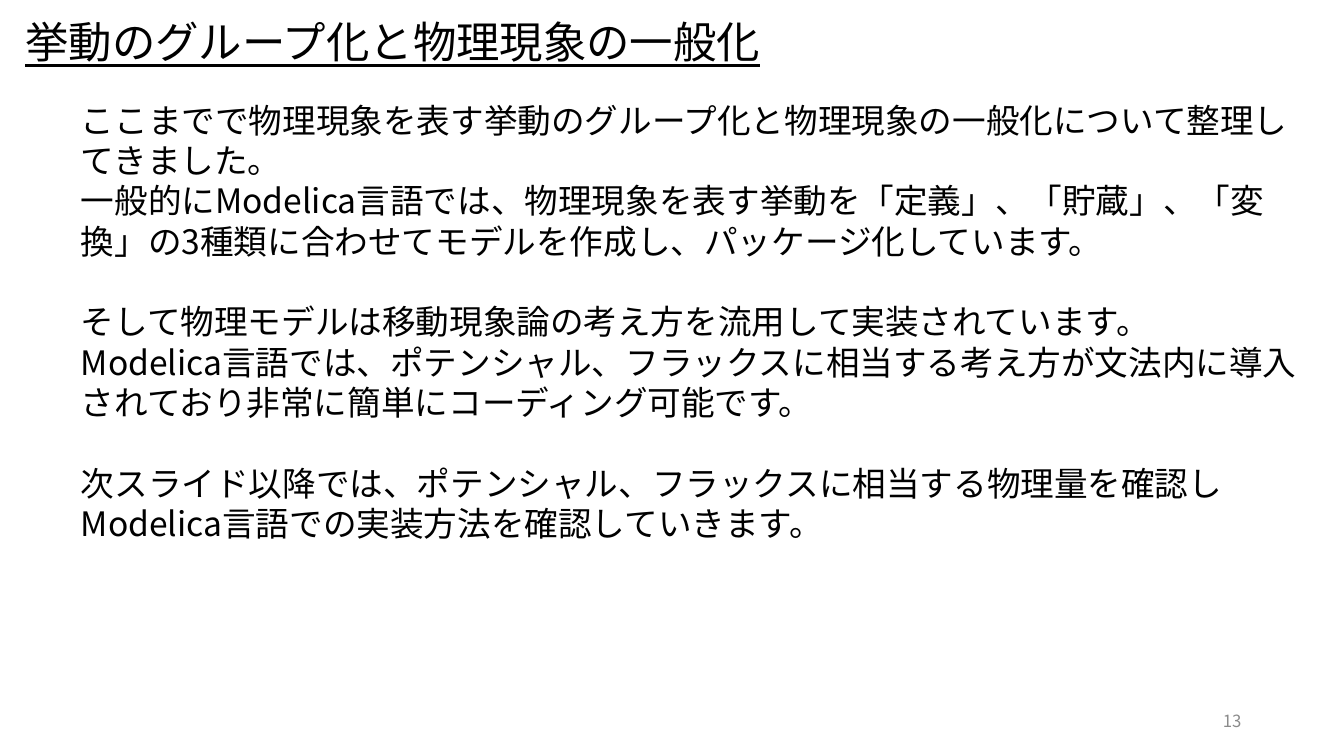
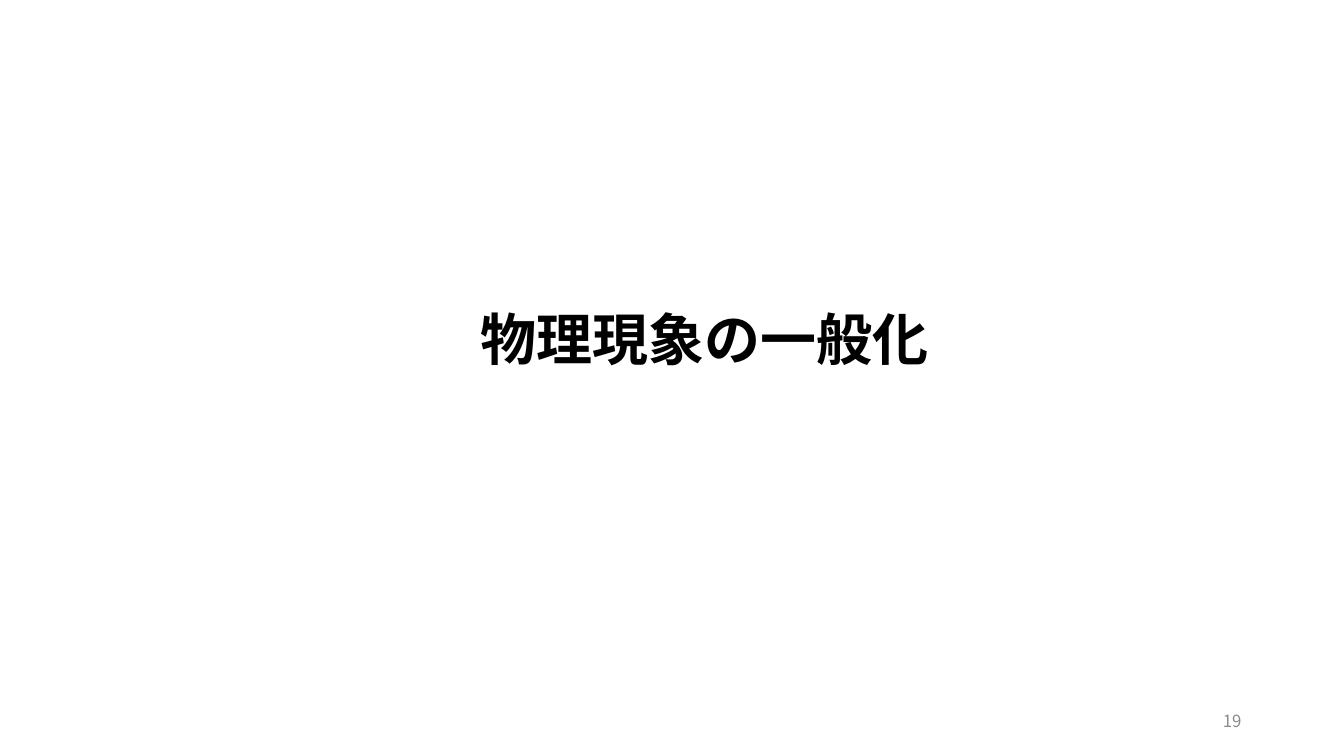
Before and after one commit to UedaShigenori/OpenModelica_Tutorials_Ja, a slide deck: slide 19 of Dev/7_PhysicsDomainModel/OpenModelica_Tutorials_7_PlantModel.pptx (slide 13 before the commit). Drawn at 1344x756 pixels with LibreOffice and Linux fonts; fonts in the diff are those of the drawing. Boxes give left, top, right and bottom in pixels: in the first picture for what was removed or moved away, otherwise in the second. Text is boxed around its words. In the diff, an @@ line names an element or a change of style, - is before the commit and + after.

```diff
--- a/Dev/7_PhysicsDomainModel/OpenModelica_Tutorials_7_PlantModel.pptx
+++ b/Dev/7_PhysicsDomainModel/OpenModelica_Tutorials_7_PlantModel.pptx
@@ text removed at (x1=81, y1=104, x2=1297, y2=539) @@
-ここまでで物理現象を表す挙動のグループ化と物理現象の一般化について整理してきました。
-一般的にModelica言語では、物理現象を表す挙動を「定義」、「貯蔵」、「変換」の3種類に合わせてモデルを作成し、パッケージ化しています。
-そして物理モデルは移動現象論の考え方を流用して実装されています。
-Modelica言語では、ポテンシャル、フラックスに相当する考え方が文法内に導入されており非常に簡単にコーディング可能です。
-次スライド以降では、ポテンシャル、フラックスに相当する物理量を確認しModelica言語での実装方法を確認していきます。
@@ text "物理現象の一般化" at (x1=481, y1=312, x2=929, y2=366): vertical alignment middle to top @@
@@ text at (x1=481, y1=312, x2=929, y2=366): text changed; size 31 to 40 pt; bold on @@
-挙動のグループ化と物理現象の一般化
+物理現象の一般化
@@ page number at (x1=1223, y1=714, x2=1242, y2=727): text changed @@
-13
+19
```
Also in this commit, not shown: 10 other slides changed, 10 slides added.
